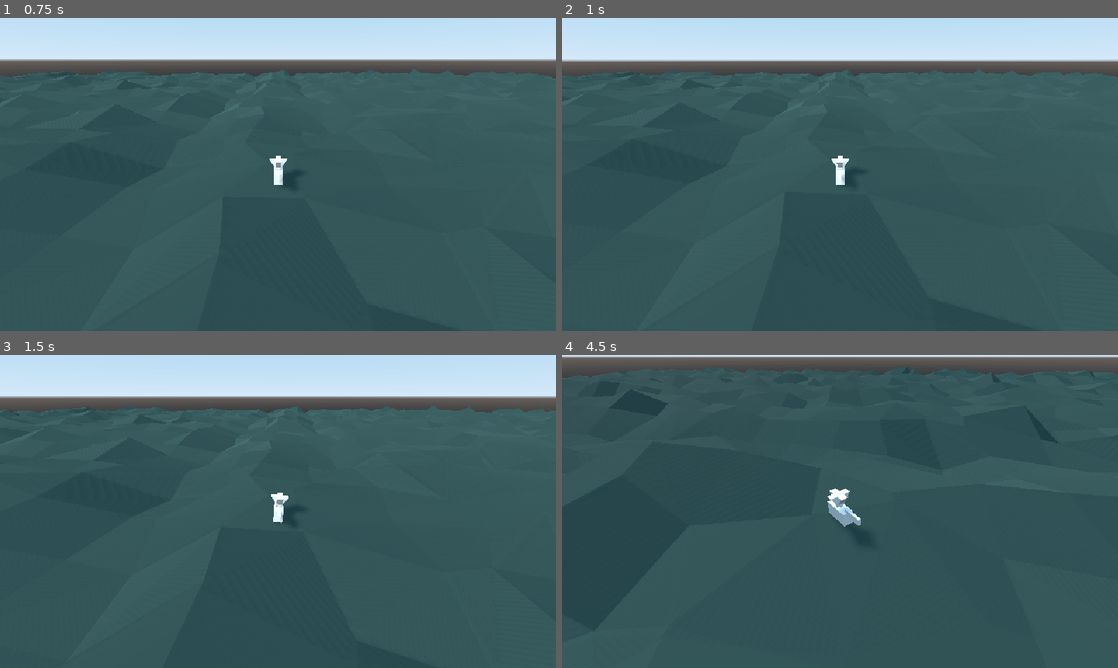
Above: before the commit, frames 1-4 (two rows, left to right).
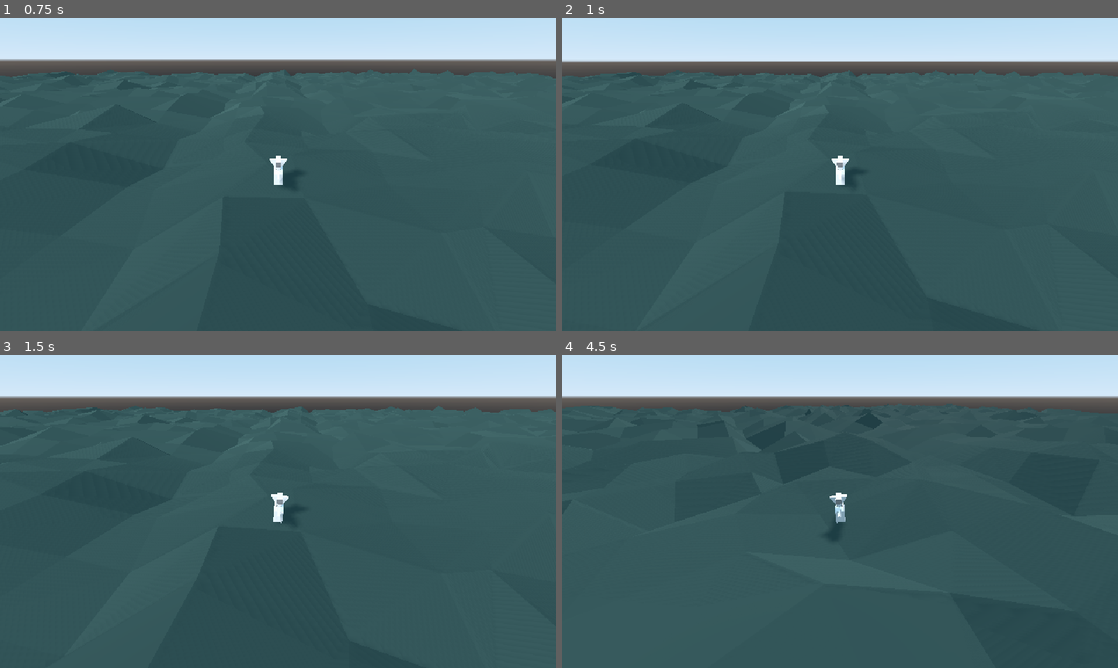
Above: after the commit, the same moments.

Repository: guilhermehto/chopper-rescue
Game: Godot game, scene res://interface/MainMenu.tscn
Two runs of this game, one before a commit and one after it. Both use one fixed random seed, a clock stepped at 60 frames per second and the inputs below.
Inputs:
- Up to frame 1 (0.75 s): click "Start" at 0.5 s
- Up to frame 2 (1 s): no input
- Up to frame 3 (1.5 s): hold Right (cyclic_right) from 1.28 s (still down)
- Up to frame 4 (4.5 s): release Right (cyclic_right) at 2.03 s; hold S (collective_down) 2.03-2.78 s; hold Right (cyclic_right) 2.78-3.53 s; hold W (collective_up) 3.53-4.28 s; hold Left (cyclic_left) from 4.28 s (still down)

Frame 1 is identical in both runs. In frame 2, 1.0% of the frame differs, in the area x 0-100%, y 13-48%; in frame 3, 0.3%; in frame 4, 17%, in the area x 0-100%, y 0-59%.

Commit message:
Tweaks to helicopter movement

Diff:
--- a/entities/chopper/Camera.gd
+++ b/entities/chopper/Camera.gd
@@ -5,8 +5,8 @@
 
 var target: Vector3
 
-var default_following_speed: float = 20.0
-var catch_up_following_speed: float = 25.0
+var default_following_speed: float = 40
+var catch_up_following_speed: float = 40
 var desired_distance: float
 
 func _ready() -> void:
@@ -14,8 +14,6 @@
 	initial_global_position = global_transform.origin
 	desired_distance = target.distance_to(global_transform.origin)
 	desired_distance *= 1.25
-
-
 
 func _process(delta: float) -> void:
 	parent_transform = get_parent().global_transform
--- a/entities/chopper/PhysicsChopper.gd
+++ b/entities/chopper/PhysicsChopper.gd
@@ -5,9 +5,9 @@
 const COLLECTIVE_SPEED: float = 0.8 # how quickly the collective goes up and down
 const MAX_ROTATION: float = deg2rad(30)
 
-export var engine_force: float = 10000
-export var linear_force: float = 6000
-export var tail_engine_force: float = 3000
+export var engine_force: float = 17500
+export var linear_force: float = 20000
+export var tail_engine_force: float = 5000
 export var rotate_speed: float = .5
 
 var collective: float = 0 setget _set_collective
--- a/game/Game.tscn
+++ b/game/Game.tscn
@@ -172,8 +172,6 @@
 transform = Transform( 1, 0, 0, 0, 1, 0, 0, 0, 1, 0, 4, 0 )
 physics_material_override = SubResource( 6 )
 linear_damp = 0.5
-engine_force = 20000.0
-linear_force = 10000.0
 tail_engine_force = 5000.0
 
 [node name="Map" parent="." instance=ExtResource( 2 )]
